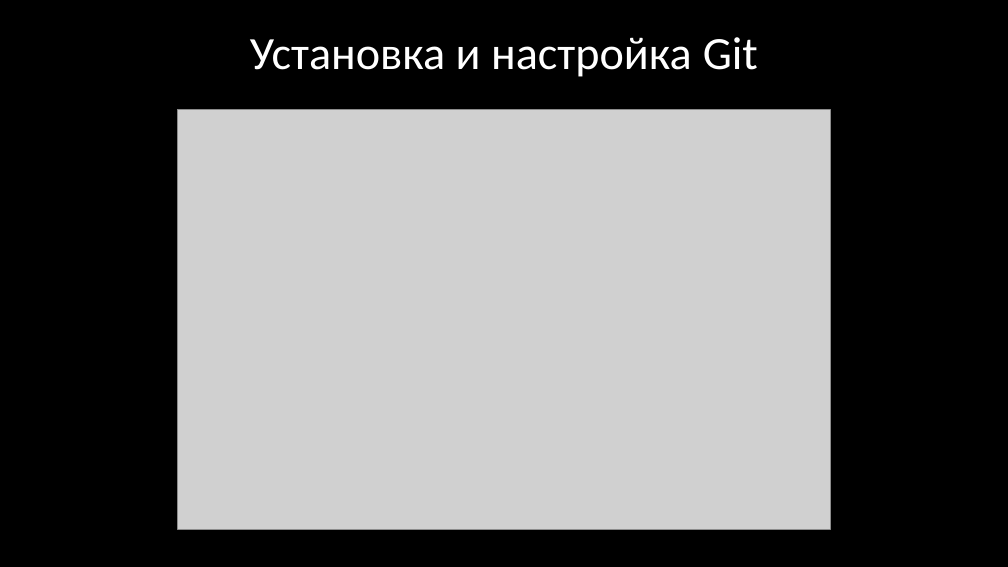
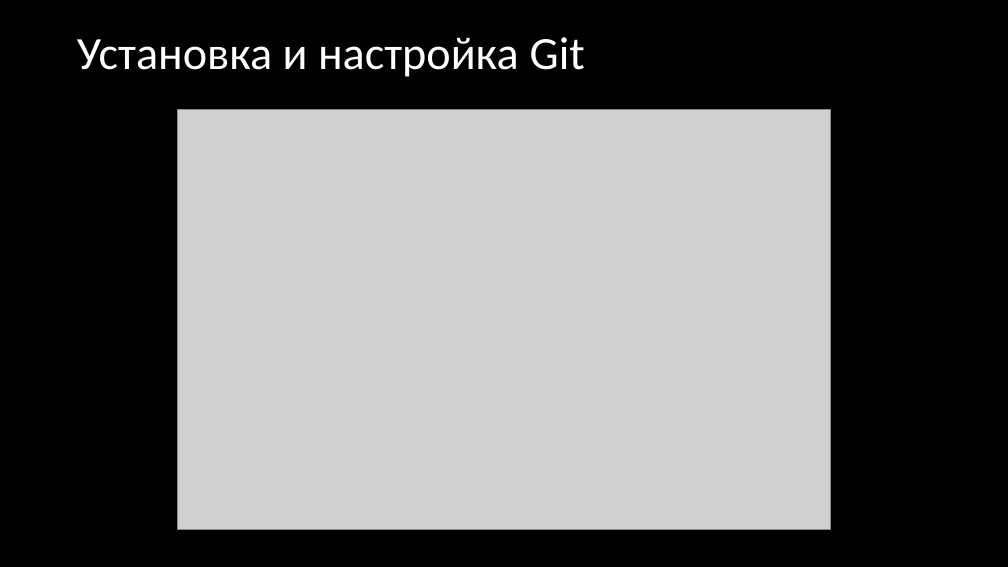
Before and after one commit to stsdmchv/OP-2021, a slide deck: slide 11 of Занятие 1.pptx (slide 8 before the commit). Drawn at 1008x567 pixels with LibreOffice and Linux fonts; fonts in the diff are those of the drawing; grey boxes stand for pictures. Boxes give left, top, right and bottom in pixels: in the first picture for what was removed or moved away, otherwise in the second. Text is boxed around its words. In the diff, an @@ line names an element or a change of style, - is before the commit and + after.

```diff
--- a/Занятие 1.pptx
+++ b/Занятие 1.pptx
@@ title "Установка и настройка Git" at <box>77,37,585,77</box>: alignment centre to left @@
```
Also in this commit, not shown: 6 other slides changed, 6 slides added.
